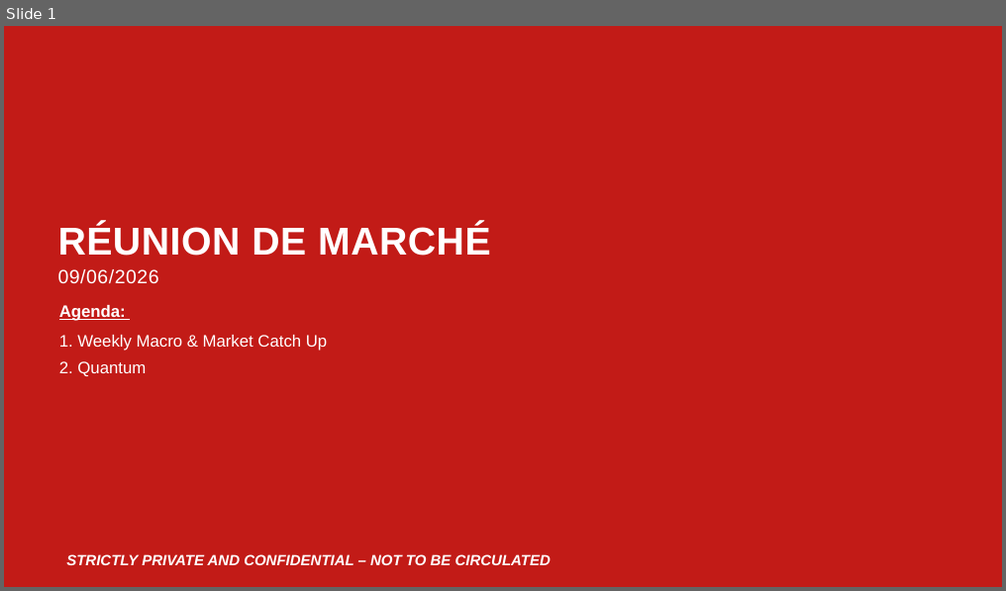
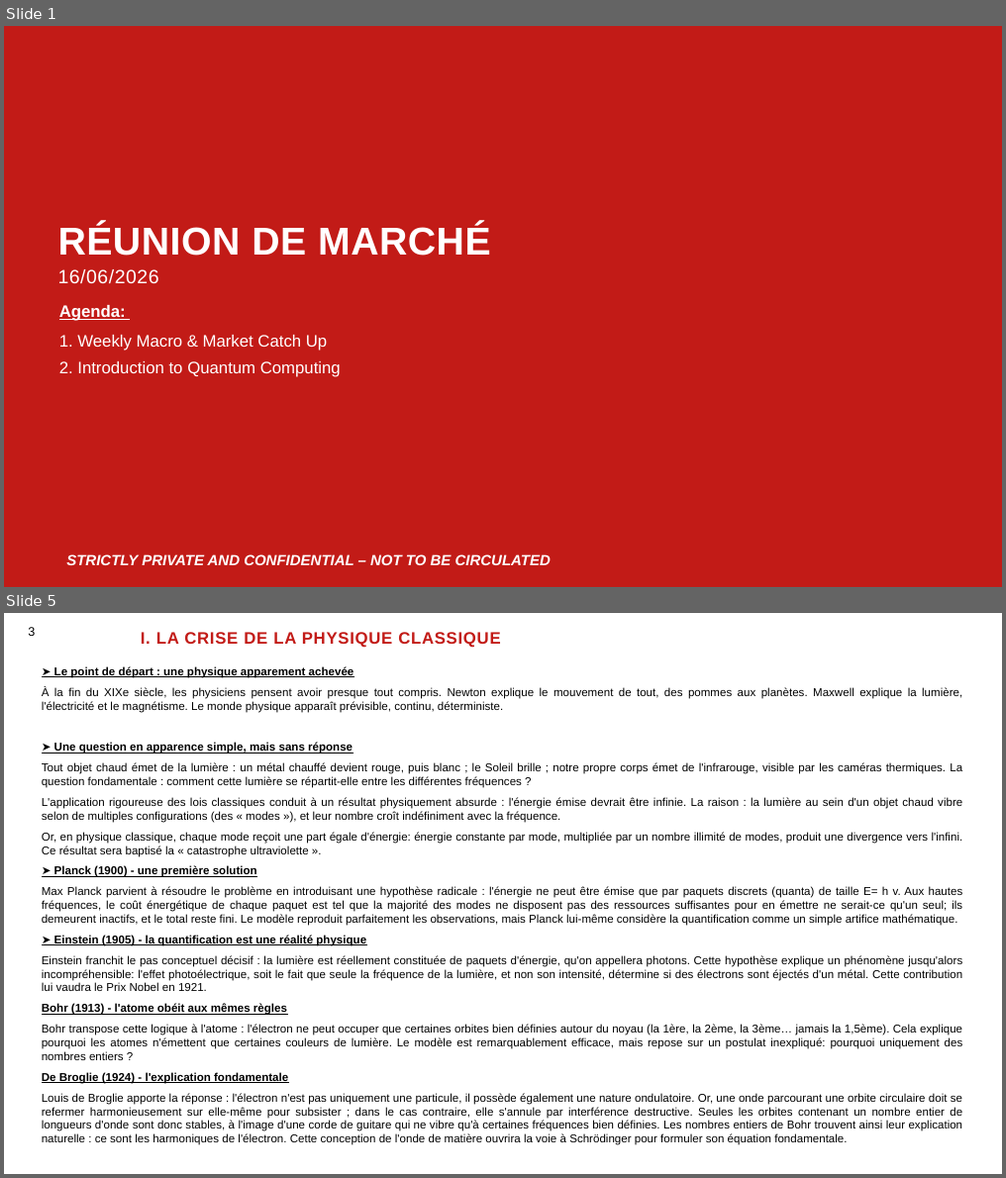
Before and after one commit to yessinemx/Quantum-Computing, a slide deck: Réunion de marché 16062026.pptx. Shown one above the other, each under a label of ours: slide 1 before the commit, slides 1 and 5 after it; the slides between them are not shown. The pictures are 1006x591 and 1006x1178 pixels, drawn with LibreOffice and Linux fonts; fonts in the diff are those of the drawing; background and template pictures are left out. Boxes give left, top, right and bottom in pixels: in the first picture for what was removed or moved away, otherwise in the second. Text is boxed around its words. In the diff, an @@ line names an element or a change of style, - is before the commit and + after.

```diff
--- a/Réunion de marché 16062026.pptx
+++ b/Réunion de marché 16062026.pptx
@@ slide 5 added at box(4, 613, 1002, 1174), background #FFFFFF @@
@@ text added at box(28, 627, 35, 636), 12 pt, text #000000 @@
+3
@@ title added at box(141, 632, 500, 648), 16 pt, text #C21B17, bold @@
+I. LA CRISE DE LA PHYSIQUE CLASSIQUE
@@ text added at box(42, 666, 963, 1146), 11 pt, text #000000 @@
+➤ Le point de départ : une physique apparement achevée
+À la fin du XIXe siècle, les physiciens pensent avoir presque tout compris. Newton explique le mouvement de tout, des pommes aux planètes. Maxwell explique la lumière, l'électricité et le magnétisme. Le monde physique apparaît prévisible, continu, déterministe.
+➤ Une question en apparence simple, mais sans réponse
+Tout objet chaud émet de la lumière : un métal chauffé devient rouge, puis blanc ; le Soleil brille ; notre propre corps émet de l'infrarouge, visible par les caméras thermiques. La question fondamentale : comment cette lumière se répartit-elle entre les différentes fréquences ?
+L'application rigoureuse des lois classiques conduit à un résultat physiquement absurde : l'énergie émise devrait être infinie. La raison : la lumière au sein d'un objet chaud vibre selon de multiples configurations (des « modes »), et leur nombre croît indéfiniment avec la fréquence.
+Or, en physique classique, chaque mode reçoit une part égale d'énergie: énergie constante par mode, multipliée par un nombre illimité de modes, produit une divergence vers l'infini. Ce résultat sera baptisé la « catastrophe ultraviolette ».
+➤ Planck (1900) - une première solution
+Max Planck parvient à résoudre le problème en introduisant une hypothèse radicale : l'énergie ne peut être émise que par paquets discrets (quanta) de taille E= h v. Aux hautes fréquences, le coût énergétique de chaque paquet est tel que la majorité des modes ne disposent pas des ressources suffisantes pour en émettre ne serait-ce qu'un seul; ils demeurent inactifs, et le total reste fini. Le modèle reproduit parfaitement les observations, mais Planck lui-même considère la quantification comme un simple artifice mathématique.
+➤ Einstein (1905) - la quantification est une réalité physique
+Einstein franchit le pas conceptuel décisif : la lumière est réellement constituée de paquets d'énergie, qu'on appellera photons. Cette hypothèse explique un phénomène jusqu'alors incompréhensible: l'effet photoélectrique, soit le fait que seule la fréquence de la lumière, et non son intensité, détermine si des électrons sont éjectés d'un métal. Cette contribution lui vaudra le Prix Nobel en 1921.
+Bohr (1913) - l'atome obéit aux mêmes règles
+Bohr transpose cette logique à l'atome : l'électron ne peut occuper que certaines orbites bien définies autour du noyau (la 1ère, la 2ème, la 3ème… jamais la 1,5ème). Cela explique pourquoi les atomes n'émettent que certaines couleurs de lumière. Le modèle est remarquablement efficace, mais repose sur un postulat inexpliqué: pourquoi uniquement des nombres entiers ?
+De Broglie (1924) - l'explication fondamentale
+Louis de Broglie apporte la réponse : l'électron n'est pas uniquement une particule, il possède également une nature ondulatoire. Or, une onde parcourant une orbite circulaire doit se refermer harmonieusement sur elle-même pour subsister ; dans le cas contraire, elle s'annule par interférence destructive. Seules les orbites contenant un nombre entier de longueurs d'onde sont donc stables, à l'image d'une corde de guitare qui ne vibre qu'à certaines fréquences bien définies. Les nombres entiers de Bohr trouvent ainsi leur explication naturelle : ce sont les harmoniques de l'électron. Cette conception de l'onde de matière ouvrira la voie à Schrödinger pour formuler son équation fondamentale.
@@ slide 1 changed as well @@
@@ text at box(58, 270, 159, 284): text changed @@
-09/06/2026
+16/06/2026
@@ text at box(59, 362, 341, 377): text changed @@
-2. Quantum
+2. Introduction to Quantum Computing
```
Also in this commit, not shown: 1 other slide changed, 14 other slides added.
